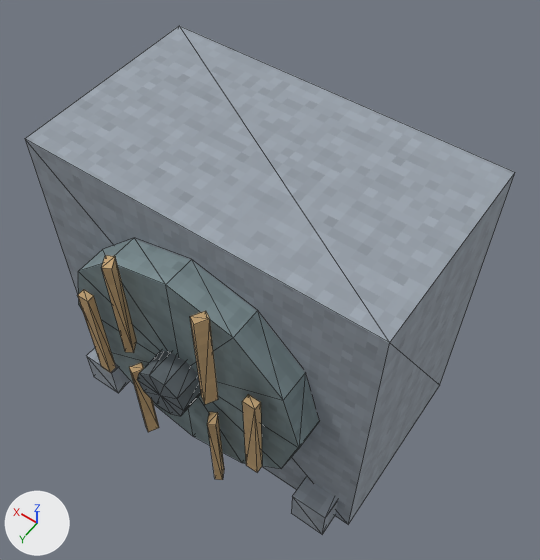
The glTF model development/levels/primitive-props-v1/models/level_blockout_mine_ventilation.glb: old version first, new version second.
The view is the same before and after, from a camera (50 mm lens) standing at (-1.2, 1.64, 3.36) and looking at (-0.03, 0.0, 0.79). The axes (+X, +Y, +Z) are drawn at lower left. The lights are the same throughout. The first picture is the older version. Mesh edges are drawn as thin lines. Vertices at exactly the same position are counted once.

Objects in the first picture: 'level_blockout_mine_ventilation'.
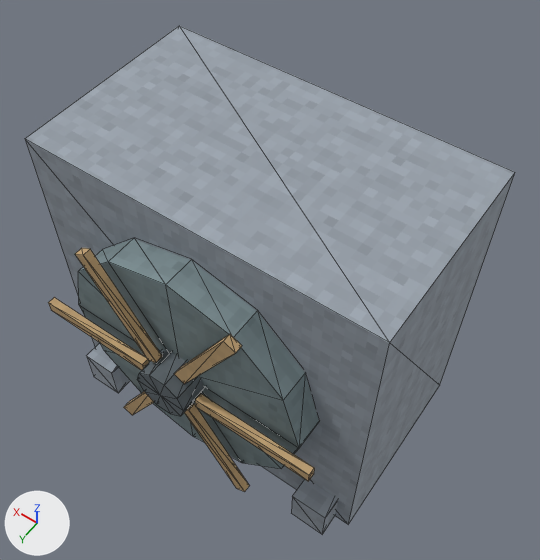
Where the change shows, as pixel boxes [x1, y1, x2, y2] in the pictures (540 x 560 px; the box of a moved part takes in the faces that stretch with it):
part 1 of me_mine_ventilation_unit, moved or reshaped: before [77, 289, 116, 373]; after [48, 297, 149, 370]
part 2 of me_mine_ventilation_unit, moved or reshaped: before [102, 255, 137, 353]; after [75, 248, 162, 363]
part 3 of me_mine_ventilation_unit, moved or reshaped: before [190, 311, 218, 404]; after [174, 334, 242, 384]
part 4 of me_mine_ventilation_unit, moved or reshaped: before [242, 394, 262, 472]; after [195, 393, 314, 482]
part 5 of me_mine_ventilation_unit, moved or reshaped: before [207, 412, 224, 480]; after [184, 403, 249, 492]
part 6 of me_mine_ventilation_unit, moved or reshaped: before [129, 362, 159, 432]; after [124, 392, 154, 415]

The change, as a list of edits to the scene's bpy script:
```text
Change me_mine_ventilation_unit:
    where me_mine_ventilation_unit.from_pydata(...)  # 120 vertices, 196 faces; spans x -0.77..0.77, y -0.55..0.71, z 0.0..1.5
    used by ob_level_blockout_mine_ventilation; location = (0.0, 0.0, 0.0)
    me_mine_ventilation_unit part 1: the loose piece of 8 vertices spanning x 0.37..0.43, y 0.62..0.66, z 0.5..1.03 is turned 90 degrees about the y axis through its middle
    me_mine_ventilation_unit part 2: the loose piece of 8 vertices spanning x 0.17..0.23, y 0.61..0.67, z 0.85..1.38 is multiplied about its middle by the matrix ((0.433, -0.75, 0.5), (0.866, 0.5, 0.0), (-0.25, 0.433, 0.866))
    me_mine_ventilation_unit part 3: the loose piece of 8 vertices spanning x -0.23..-0.17, y 0.61..0.67, z 0.85..1.38 is multiplied about its middle by the matrix ((-0.433, -0.75, -0.5), (0.866, -0.5, 0.0), (-0.25, -0.433, 0.866))
    me_mine_ventilation_unit part 4: the loose piece of 8 vertices spanning x -0.43..-0.37, y 0.62..0.66, z 0.5..1.03 is multiplied about its middle by the matrix ((0.0, 0.0, -1.0), (0.0, -1.0, 0.0), (-1.0, 0.0, 0.0))
    me_mine_ventilation_unit part 5: the loose piece of 8 vertices spanning x -0.23..-0.17, y 0.61..0.67, z 0.16..0.69 is multiplied about its middle by the matrix ((0.433, -0.75, -0.5), (-0.866, -0.5, 0.0), (-0.25, 0.433, -0.866))
    me_mine_ventilation_unit part 6: the loose piece of 8 vertices spanning x 0.17..0.23, y 0.61..0.67, z 0.16..0.69 is multiplied about its middle by the matrix ((-0.433, -0.75, 0.5), (-0.866, 0.5, 0.0), (-0.25, -0.433, -0.866))
```
